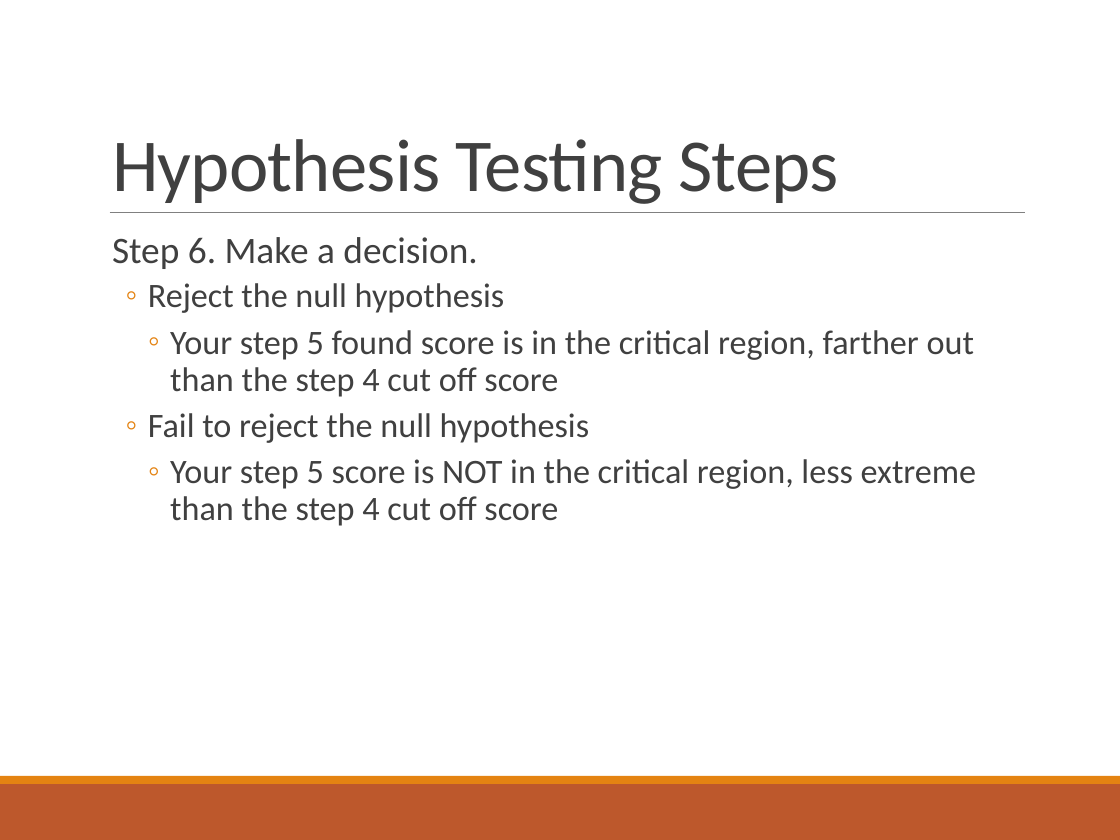
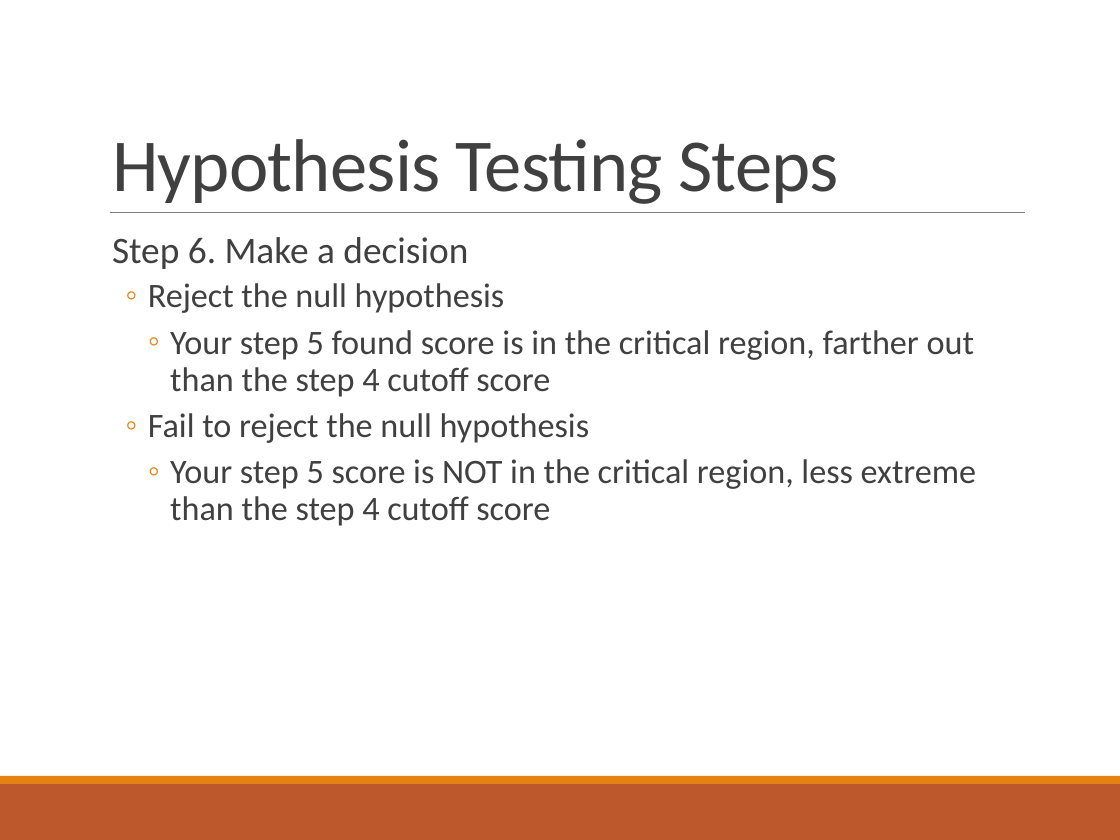
Before and after one commit to doomlab/PSY-200, a slide deck: slide 26 of Fall2018 Lecture Notes/Chapter 7 Lecture.pptx. Drawn at 1120x840 pixels with LibreOffice and Linux fonts; fonts in the diff are those of the drawing. Boxes give left, top, right and bottom in pixels: in the first picture for what was removed or moved away, otherwise in the second. Text is boxed around its words. In the diff, an @@ line names an element or a change of style, - is before the commit and + after.

```diff
--- a/Fall2018 Lecture Notes/Chapter 7 Lecture.pptx
+++ b/Fall2018 Lecture Notes/Chapter 7 Lecture.pptx
@@ text at [112,237,468,269]: text changed @@
-  Step 6. Make a decision.
+  Step 6. Make a decision
@@ text at [170,330,974,397]: spaces changed @@
-    ◦ Your step 5 found score is in the critical region, farther out than the step 4 cut off score
+    ◦ Your step 5 found score is in the critical region, farther out than the step 4 cutoff score
@@ text at [170,459,977,526]: spaces changed @@
-    ◦ Your step 5 score is NOT in the critical region, less extreme than the step 4 cut off score
+    ◦ Your step 5 score is NOT in the critical region, less extreme than the step 4 cutoff score
```
Also in this commit, not shown: 17 other slides changed, 1 slide added, 1 other file.
